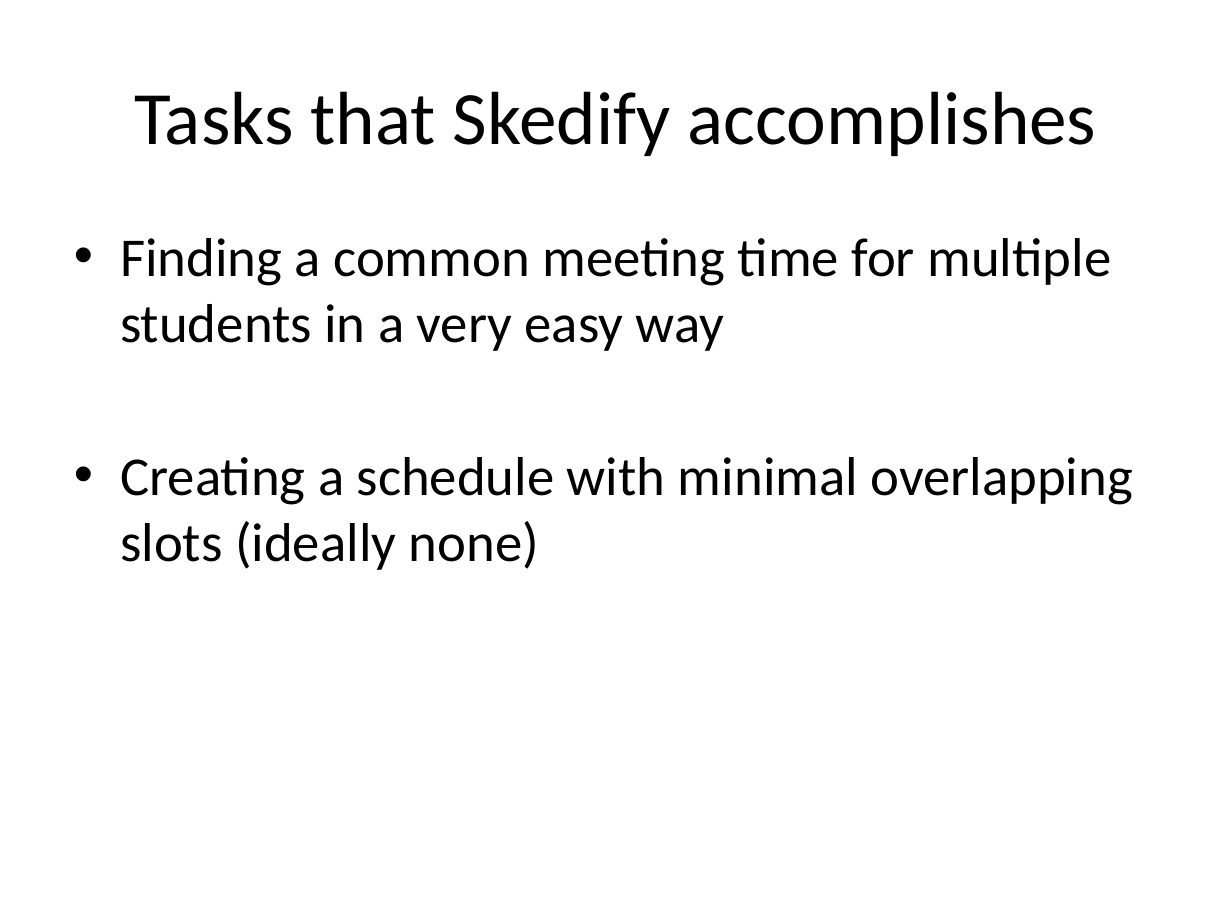
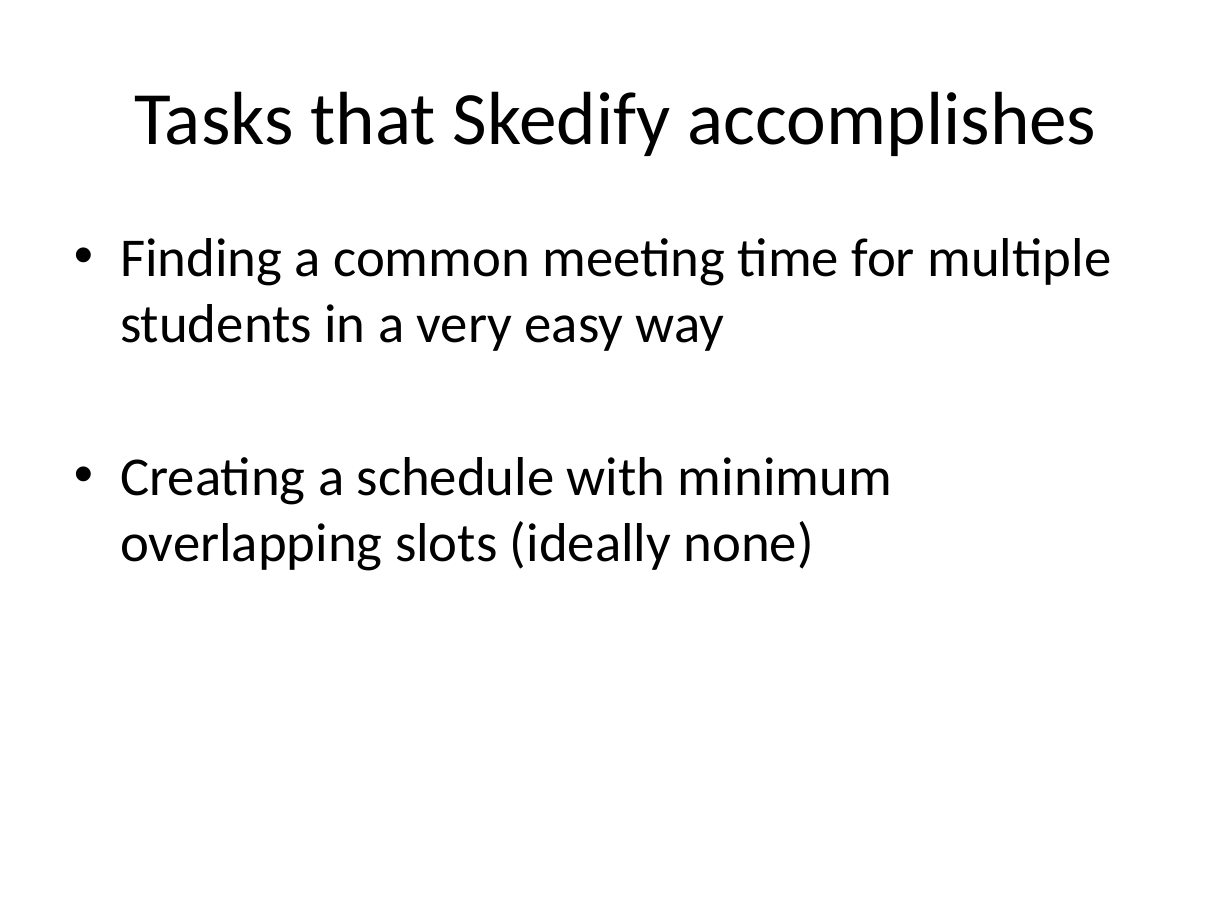
Before and after one commit to mremad/RWTH-iPhone-Project, a slide deck: slide 2 of Presentation.pptx (slide 3 before the commit). Drawn at 1232x924 pixels with LibreOffice and Linux fonts; fonts in the diff are those of the drawing. Boxes give left, top, right and bottom in pixels: in the first picture for what was removed or moved away, otherwise in the second. Text is boxed around its words. In the diff, an @@ line names an element or a change of style, - is before the commit and + after.

Commit message:
Updated presentation

```diff
--- a/Presentation.pptx
+++ b/Presentation.pptx
@@ text at [120, 457, 892, 571]: text changed @@
-• Creating a schedule with minimal overlapping slots (ideally none)
+• Creating a schedule with minimum overlapping slots (ideally none)
```
Also in this commit, not shown: 1 slide added, 5 slides removed.
